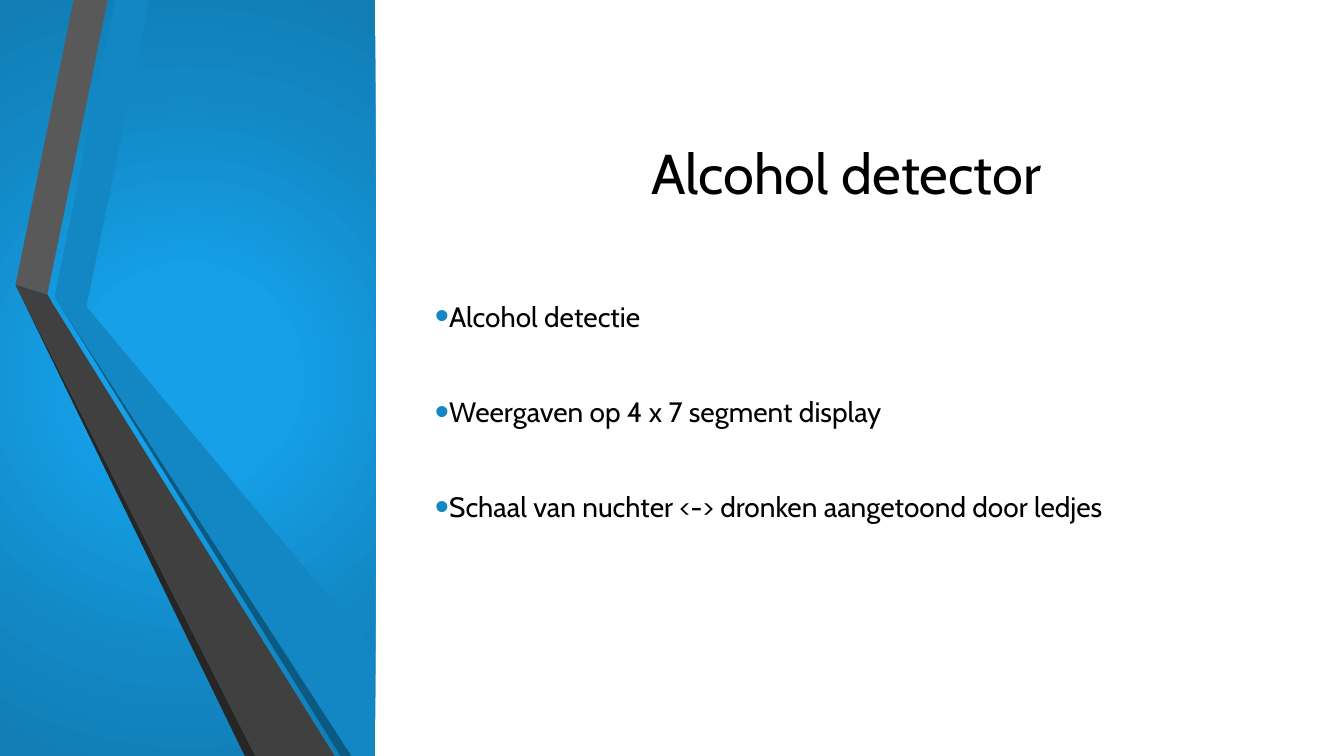
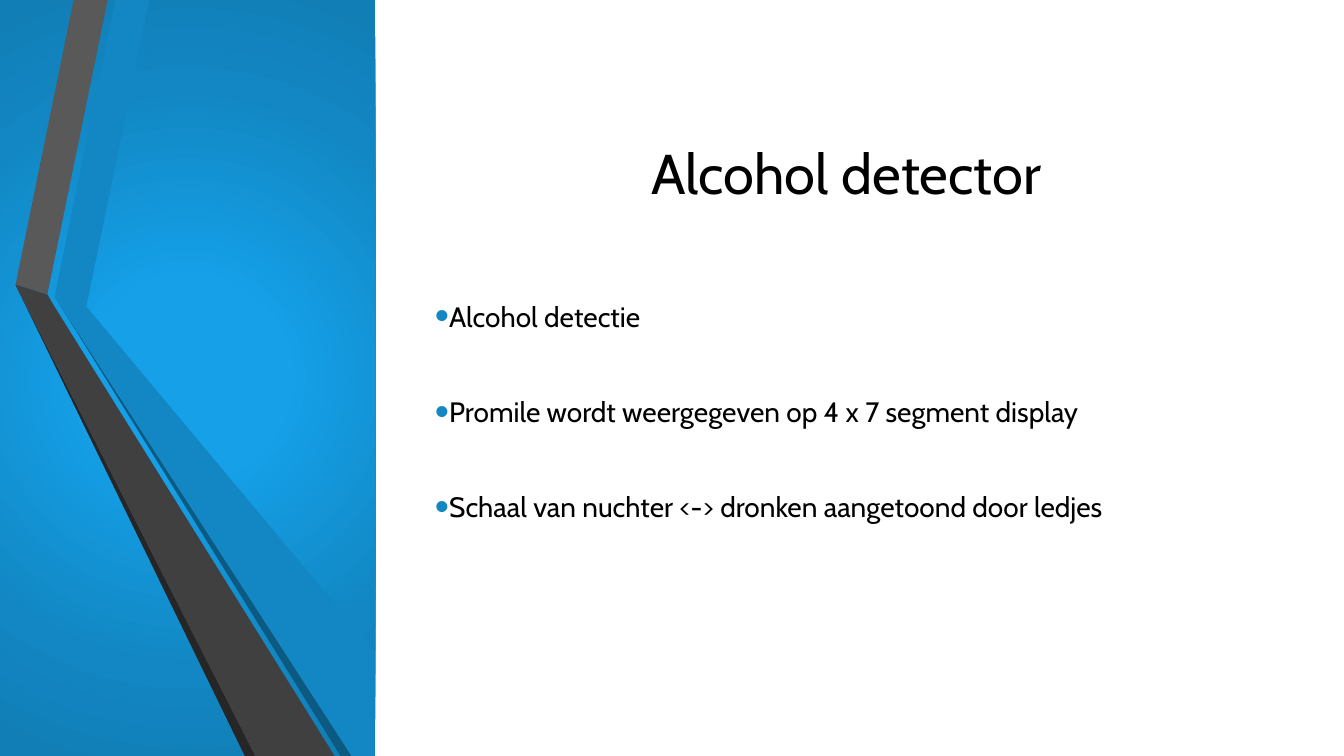
Before and after one commit to GijsJackersPXL/Elektronische-systemen-2, a slide deck: slide 2 of PP_voorstel.pptx. Drawn at 1344x756 pixels with LibreOffice and Linux fonts; fonts in the diff are those of the drawing; background and template pictures are left out. Boxes give left, top, right and bottom in pixels: in the first picture for what was removed or moved away, otherwise in the second. Text is boxed around its words. In the diff, an @@ line names an element or a change of style, - is before the commit and + after.

```diff
--- a/PP_voorstel.pptx
+++ b/PP_voorstel.pptx
@@ text at (x1=449, y1=401, x2=1078, y2=428): text changed @@
-• Weergaven op 4 x 7 segment display
+• Promile wordt weergegeven op 4 x 7 segment display
```
Also in this commit, not shown: 1 other slide changed.
